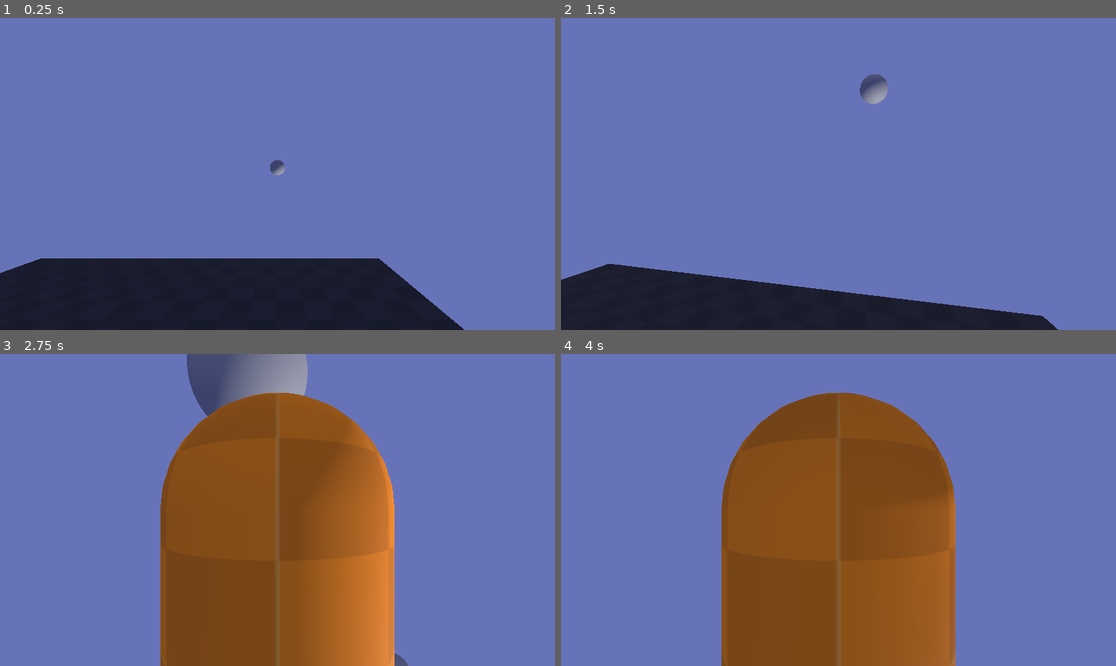
Above: before the commit, frames 1-4 (two rows, left to right).
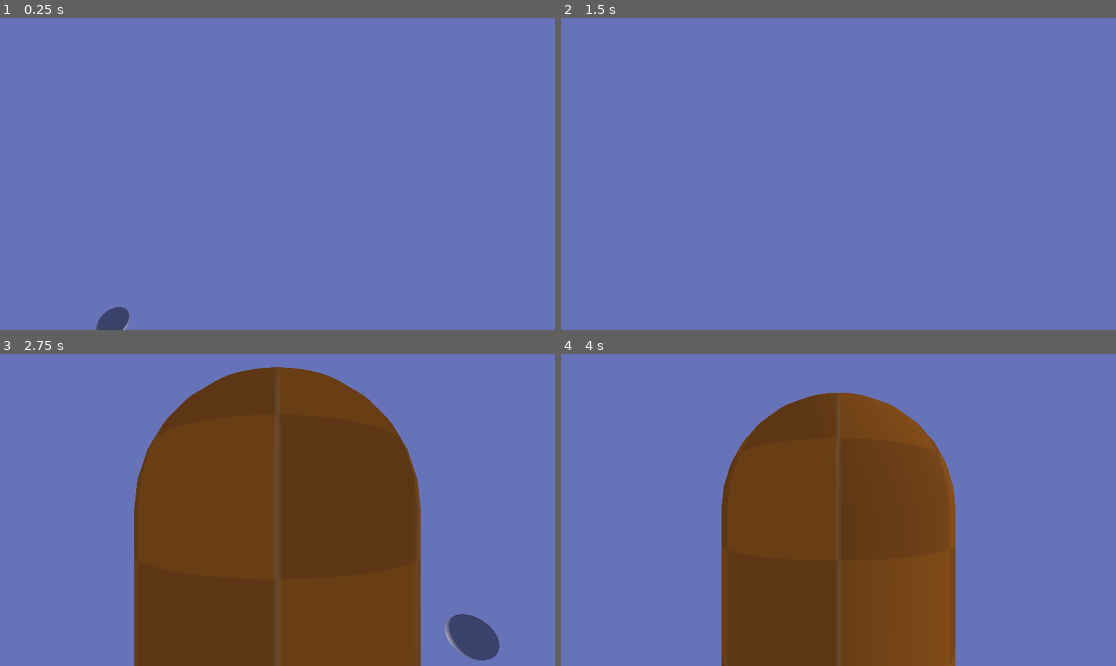
Above: after the commit, the same moments.

Repository: FroggLeo/driving-game
Game: Godot game, scene res://world.tscn
The game is run twice, just before and just after one commit, with the same random seed, the same clock (stepped at 60 frames per second) and the same inputs.
Inputs (mouse positions are in pixels of both pictures, inside the frame that each line leads up to):
- Up to frame 1 (0.25 s): no input
- Up to frame 2 (1.5 s): tap Enter at 0.5 s; move the mouse to (866, 174) at 0.52 s; hold Right mouse button (move_camera) 0.53-1.28 s; hold W (move_forward) from 0.53 s (still down); tap Space (jump) at 0.77 s; move the mouse to (810, 174) at 1.27 s; tap Mouse wheel up (zoom_in) at 1.35 s
- Up to frame 3 (2.75 s): keep holding W (move_forward); tap Space (jump) at 1.52 s; move the mouse to (288, 503) at 2.02 s; hold Mouse wheel down (zoom_out) from 2.03 s (still down)
- Up to frame 4 (4 s): move the mouse to (810, 572) at 2.77 s; release Mouse wheel down (zoom_out) at 2.78 s; tap Alt at 2.85 s; tap Space (jump) at 3.02, 3.77 s; move the mouse to (1005, 556) at 3.52 s; release W (move_forward) at 3.53 s; hold A (move_left) from 3.53 s (still down); tap Shift at 3.6 s

The runs differ from the first frame. In frame 1, 17% of the frame differs, in the area x 0-84%, y 45-100%; in frame 2, 12%; in frame 3, 40%, in the area x 24-90%, y 0-100%; in frame 4, 26%.

Commit message:
add tilt to the moon to cycle +- 5 degrees every 18.6 years

Diff:
--- a/godot_project/environment/sky.gd
+++ b/godot_project/environment/sky.gd
@@ -3,11 +3,16 @@
 # seconds in a day
 @export var day_length: float = 0.05
 # days to take the moon to do one cycle
-@export var moon_cycle: float = 29.5
+@export var moon_length: float = 29.5
 # days in a year
 @export var year_length: float = 10
-# tilt of the sun, axial tilt
+# tilt of the sun, axial tilt, difference between equinox and summer/winter solstice
 @export var axial_tilt: float = 23.5
+# tilt of the moon relative to the sun
+@export var moon_axial_tilt: float = 5.0
+# moon cycle time between +- 5 degrees, in years
+# just called it a moon season
+@export var moon_season_length: float = 18.6
 
 # nodes used
 @onready var sun = $sun_tilt/sun
@@ -23,13 +28,20 @@
 var moon_time: float = 0
 # the time of the year
 var year_time: float = 0
+# time of the moon cycle
+var moon_season: float = 0
 
 # Called when the node enters the scene tree for the first time.
 func _ready() -> void:
-	pass # Replace with function body.
+	# equinox of the tilt of the sun, degrees from the vertical
+	# 35 degrees is around los angeles's equinox
+	sun.rotation.x = deg_to_rad(35)
+	moon.rotation.x = deg_to_rad(35+180)
 
 # Called every frame. 'delta' is the elapsed time since the previous frame.
 func _process(delta: float) -> void:
+	if Global.paused:
+		return
 	# global time change
 	var time_change = delta / day_length
 
@@ -52,9 +64,18 @@
 	sun.rotation.z = sun_angle
 
 	# calculate moon time
-	moon_time += time_change / moon_cycle
+	moon_time += time_change / moon_length
 	if moon_time >= 1.0:
 		moon_time = 0
 	# the extra sun angle gives it somewhat realisic feel
 	# so that sometimes the moon can be seen in the day
-	moon.rotation.z = moon_time * TAU + sun_angle
+	var moon_angle = TAU * moon_time
+	moon.rotation.z = moon_angle + sun_angle
+
+	# calculate moon season time
+	moon_season += (time_change / year_length) / moon_season_length
+	if moon_season >= 1.0:
+		moon_season = 0
+	# moon tilt
+	var moon_tilt_angle = sun_tilt_angle + (deg_to_rad(moon_axial_tilt) * sin(moon_season * TAU))
+	moon_tilt.rotation.x = moon_tilt_angle
--- a/godot_project/environment/sky.tscn
+++ b/godot_project/environment/sky.tscn
@@ -24,7 +24,6 @@
 [node name="sun_tilt" type="Node3D" parent="."]
 
 [node name="sun" type="Node3D" parent="sun_tilt"]
-transform = Transform3D(1, 0, 0, 0, 0.81915206, -0.57357645, 0, 0.57357645, 0.81915206, 0, 0, 0)
 
 [node name="MeshInstance3D" type="MeshInstance3D" parent="sun_tilt/sun"]
 transform = Transform3D(1, 0, 0, 0, -4.371139e-08, -1, 0, 1, -4.371139e-08, 0, -5, 0)
@@ -37,7 +36,7 @@
 [node name="moon" type="Node3D" parent="moon_tilt"]
 
 [node name="MeshInstance3D" type="MeshInstance3D" parent="moon_tilt/moon"]
-transform = Transform3D(1, 0, 0, 0, -4.371139e-08, -1, 0, 1, -4.371139e-08, 0, 5, 0)
+transform = Transform3D(0.7, 0, 0, 0, -3.059797e-08, -0.7, 0, 0.7, -3.059797e-08, 0, 5, 0)
 mesh = SubResource("SphereMesh_gr5xt")
 
 [node name="DirectionalLight3D" type="DirectionalLight3D" parent="moon_tilt/moon/MeshInstance3D"]
--- a/godot_project/world.tscn
+++ b/godot_project/world.tscn
@@ -20,7 +20,7 @@
 [node name="World" type="Node3D"]
 
 [node name="floor" type="StaticBody3D" parent="."]
-transform = Transform3D(-4.371139e-08, 0, -1, 0, 1, 0, 1, 0, -4.371139e-08, 8, 1, 2)
+transform = Transform3D(-4.371139e-08, 0, -1, 0, 1, 0, 1, 0, -4.371139e-08, -1, 1, 6)
 physics_material_override = SubResource("PhysicsMaterial_gv5m4")
 
 [node name="MeshInstance3D" type="MeshInstance3D" parent="floor"]
@@ -34,6 +34,6 @@
 shape = SubResource("BoxShape3D_fj7yv")
 
 [node name="CharacterBody3D" parent="." instance=ExtResource("1_f3sb7")]
-transform = Transform3D(-4.371139e-08, 0, 1, 0, 1, 0, -1, 0, -4.371139e-08, 9, -0.5, 0)
+transform = Transform3D(1, 0, 0, 0, 1, 0, 0, 0, 1, 0, -0.5, 4)
 
 [node name="Node3D" parent="." instance=ExtResource("3_tlwt5")]
